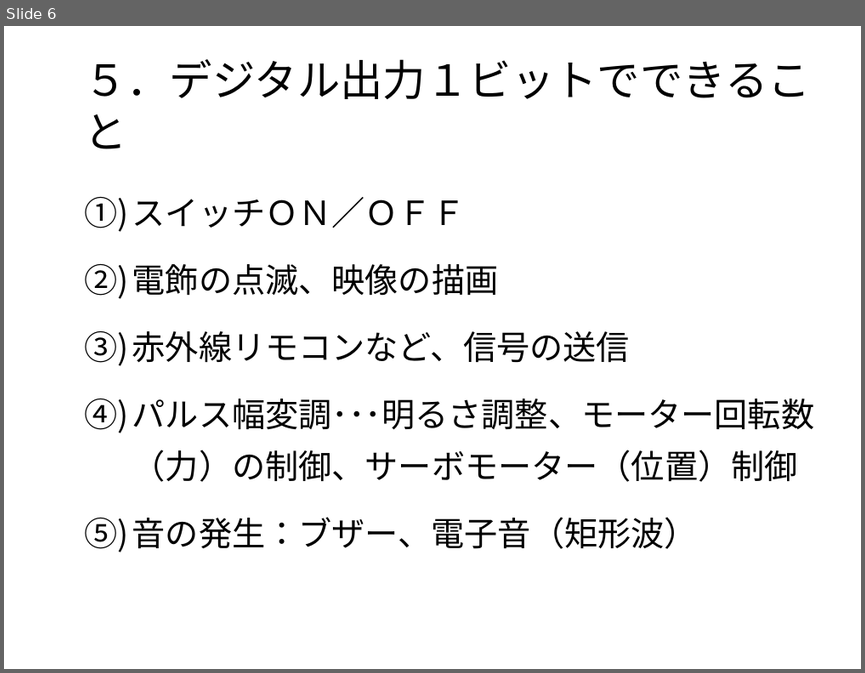
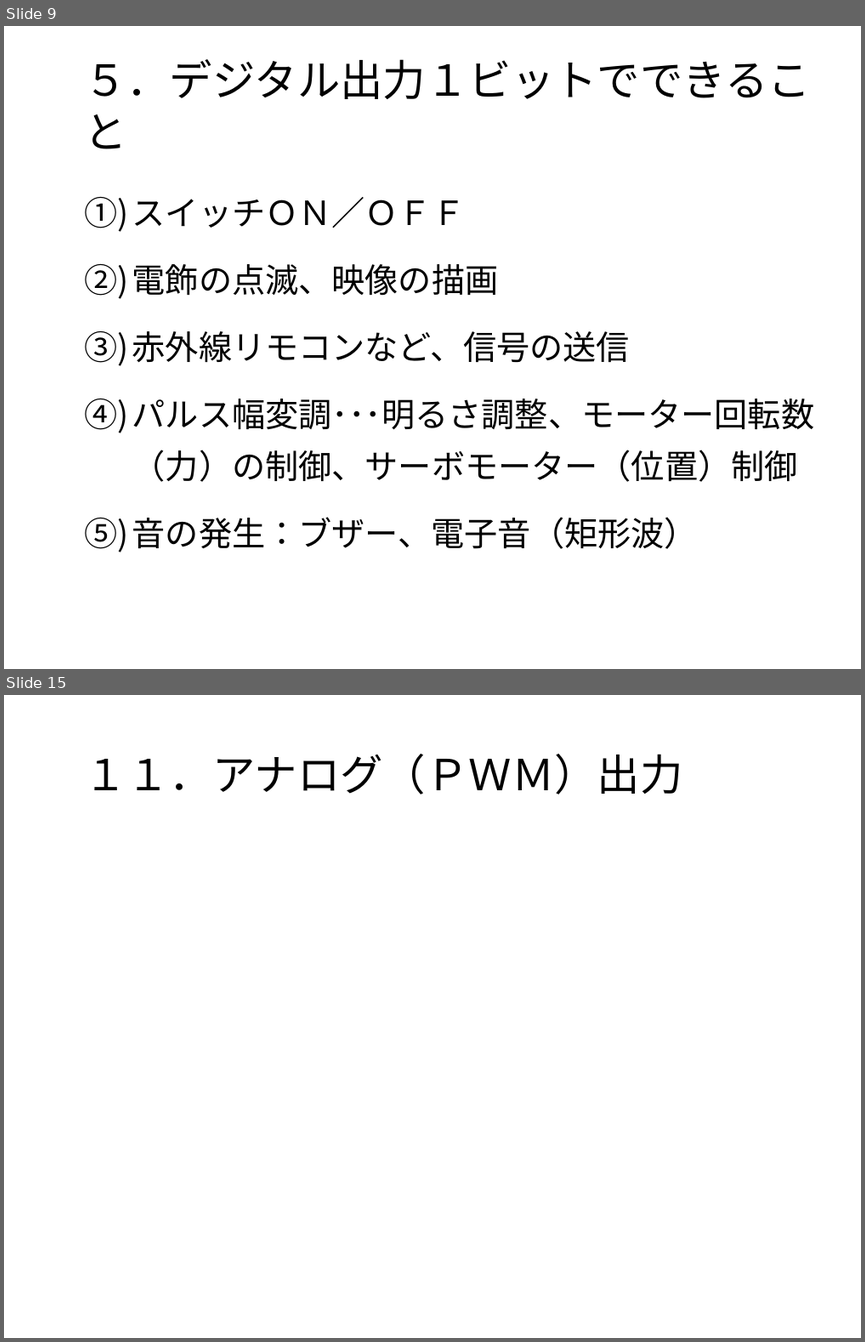
Before and after one commit to MatsK/Courses, a slide deck: CS2/Arduino入門：Arduino IDE 言語篇.pptx. Shown one above the other, each under a label of ours: slide 6 before the commit, slides 9 and 15 after it; the slides between them are not shown. The pictures are 865x673 and 865x1342 pixels, drawn with LibreOffice and Linux fonts; fonts in the diff are those of the drawing; background and template pictures are left out. Boxes give left, top, right and bottom in pixels: in the first picture for what was removed or moved away, otherwise in the second. Text is boxed around its words. In the diff, an @@ line names an element or a change of style, - is before the commit and + after.

```diff
--- a/CS2/Arduino入門：Arduino IDE 言語篇.pptx
+++ b/CS2/Arduino入門：Arduino IDE 言語篇.pptx
@@ slide 15 added at (4, 695, 861, 1338), background picture (left out) @@
@@ title added at (84, 754, 683, 794), 36 pt, text #000000 @@
+１１．アナログ（ＰＷＭ）出力
@@ what was slide 6 is now slide 9 @@
```
Also in this commit, not shown: 6 slides changed, 6 other slides added, 2 other files.
